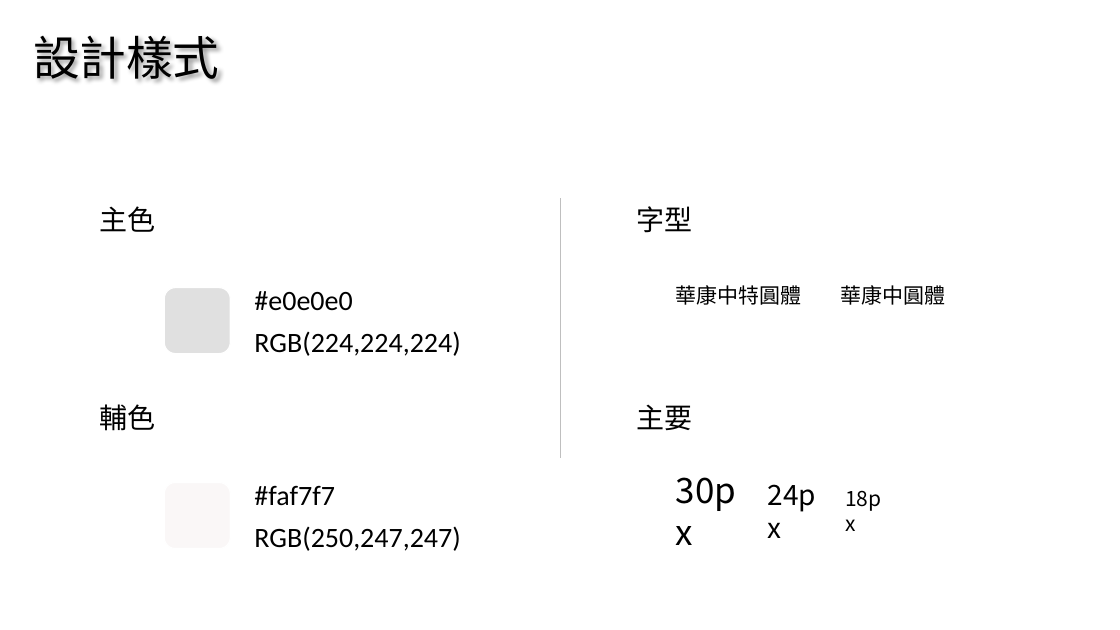
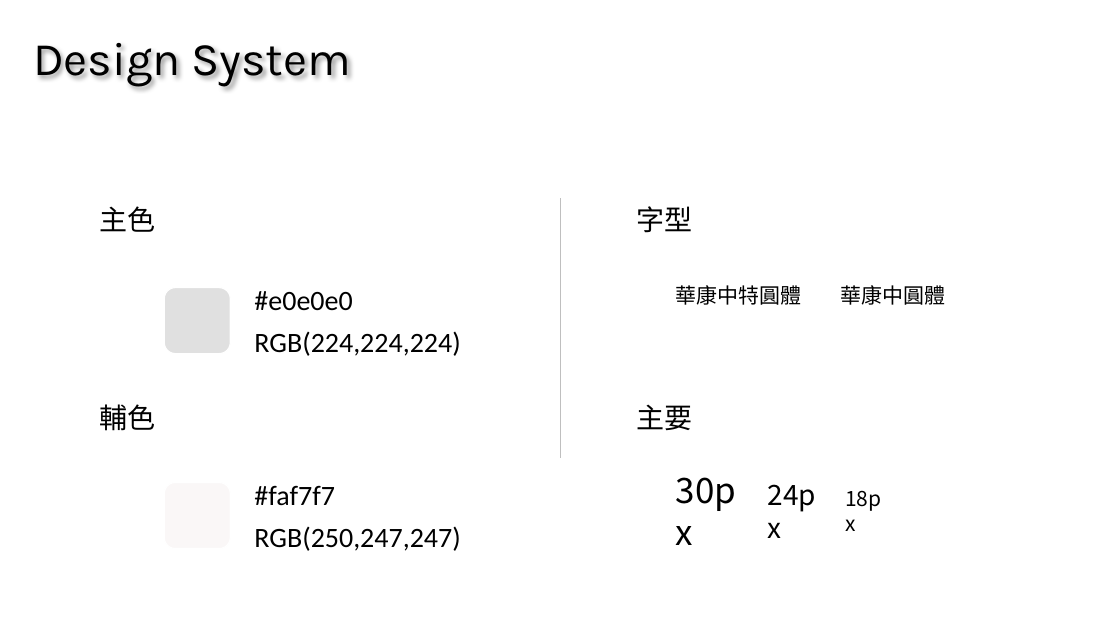
Before and after one commit to MercyLM/MyWeb, a slide deck: slide 4 of 個人作品報告.pptx. Drawn at 1120x630 pixels with LibreOffice and Linux fonts; fonts in the diff are those of the drawing. Boxes give left, top, right and bottom in pixels: in the first picture for what was removed or moved away, otherwise in the second. Text is boxed around its words. In the diff, an @@ line names an element or a change of style, - is before the commit and + after.

```diff
--- a/個人作品報告.pptx
+++ b/個人作品報告.pptx
@@ text at box(33, 43, 351, 86): text changed @@
-設計樣式
+Design System
```
Also in this commit, not shown: 2 other slides changed, 10 slides added, 42 other files.
